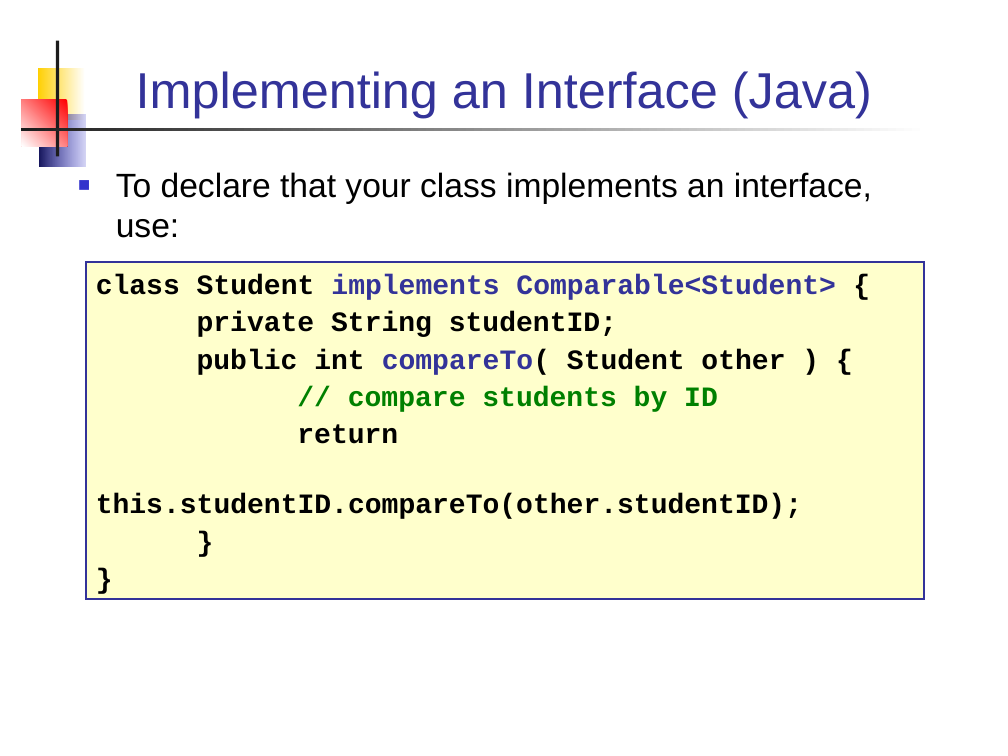
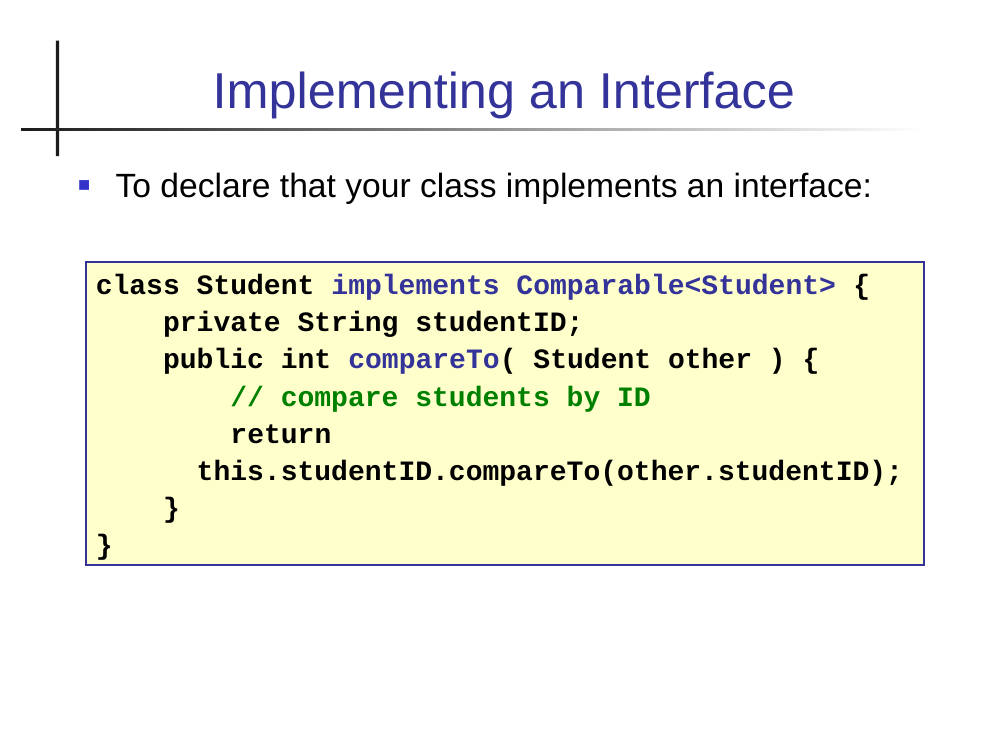
Before and after one commit to skeoop/skeoop.github.io, a slide deck: slide 27 of java-basics/09-Comparison.ppt (slide 26 before the commit). Drawn at 1008x756 pixels with LibreOffice and Linux fonts; fonts in the diff are those of the drawing. Boxes give left, top, right and bottom in pixels: in the first picture for what was removed or moved away, otherwise in the second. Text is boxed around its words. In the diff, an @@ line names an element or a change of style, - is before the commit and + after.

```diff
--- a/java-basics/09-Comparison.ppt
+++ b/java-basics/09-Comparison.ppt
@@ rectangle removed at [37,68,85,120] @@
@@ title at [213,71,795,118]: text changed @@
-Implementing an Interface (Java)
+Implementing an Interface
@@ rectangle removed at [22,100,68,146] @@
@@ rectangle removed at [39,115,85,167] @@
@@ text at [116,172,872,204]: text changed @@
-■ To declare that your class implements an interface, use:
+■ To declare that your class implements an interface:
@@ rectangle "class Student implements Comparable<Student> {": place and size @@
-rectangle "class Student implements Comparable<Student> {" at [86,262,923,600]
+rectangle "class Student implements Comparable<Student> {" at [86,262,923,565]
```
Also in this commit, not shown: 23 other slides changed, 2 slides added, 1 slide removed, 14 other files.
